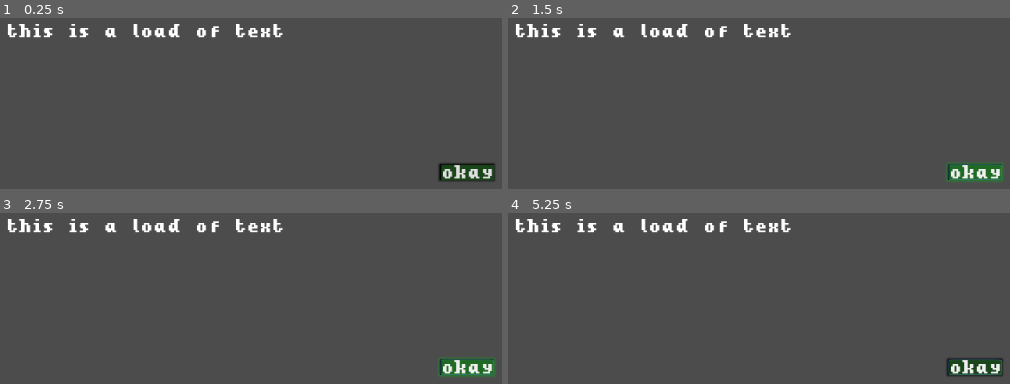
Above: before the commit, frames 1-4 (two rows, left to right).
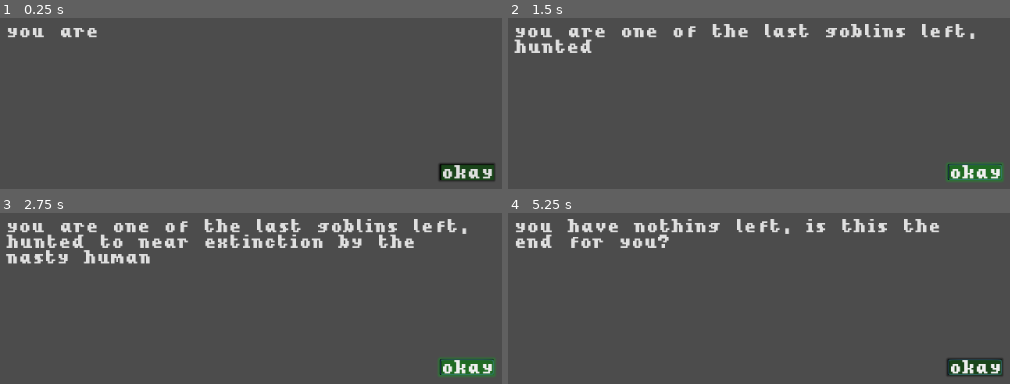
Above: after the commit, the same moments.

Repository: bramreth/LD45
Game: Godot game, scene res://Scenes/tutorial.tscn
Same seed, same stepped clock (60 frames per second), same inputs: the game is played once before the commit and once after it. This scene is started directly instead of the project's main scene.
Inputs (mouse positions are in pixels of both pictures, inside the frame that each line leads up to):
- Up to frame 1 (0.25 s): no input
- Up to frame 2 (1.5 s): click "okay" at 0.5 s; click "okay" at 1.25 s
- Up to frame 3 (2.75 s): click "okay" at 2 s
- Up to frame 4 (5.25 s): move the mouse to (934, 272) at 2.77 s; click (934, 272) at 2.92 s; tap Enter at 3.5 s; move the mouse to (598, 320) at 3.52 s; click (598, 320) at 3.67 s; move the mouse to (outside the picture) at 4.27 s; click (outside the picture) at 4.42 s; move the mouse to (outside the picture) at 5.02 s; click (outside the picture) at 5.17 s

The runs differ from the first frame. In frame 1, 1.8% of the frame differs, in the area x 1-57%, y 3-12%; in frame 2, 4.2%; in frame 3, 7.3%, in the area x 1-94%, y 3-30%; in frame 4, 4.2%.

Commit message:
tutorial adv queueing

Diff:
--- a/Assets/Theme/goblin_theme.tres
+++ b/Assets/Theme/goblin_theme.tres
@@ -1,9 +1,13 @@
-[gd_resource type="Theme" load_steps=6 format=2]
+[gd_resource type="Theme" load_steps=7 format=2]
 
 [ext_resource path="res://Assets/Prefabs/button_stylebox_hover.tres" type="StyleBox" id=1]
 [ext_resource path="res://Assets/Prefabs/button_style_box_gen.tres" type="StyleBox" id=2]
 [ext_resource path="res://Assets/Prefabs/button_style_box_press.tres" type="StyleBox" id=3]
 [ext_resource path="res://Assets/Fonts/Blue Sky 8x8.ttf" type="DynamicFontData" id=4]
+
+[sub_resource type="DynamicFont" id=2]
+outline_size = 2
+font_data = ExtResource( 4 )
 
 [sub_resource type="DynamicFont" id=1]
 font_data = ExtResource( 4 )
@@ -21,3 +25,20 @@
 Button/styles/hover = ExtResource( 1 )
 Button/styles/normal = ExtResource( 2 )
 Button/styles/pressed = ExtResource( 3 )
+RichTextLabel/colors/default_color = Color( 0.878431, 0.878431, 0.878431, 1 )
+RichTextLabel/colors/font_color_selected = Color( 0.490196, 0.490196, 0.490196, 1 )
+RichTextLabel/colors/font_color_shadow = Color( 0, 0, 0, 0 )
+RichTextLabel/colors/selection_color = Color( 0.1, 0.1, 1, 0.8 )
+RichTextLabel/constants/line_separation = 1
+RichTextLabel/constants/shadow_as_outline = 0
+RichTextLabel/constants/shadow_offset_x = 1
+RichTextLabel/constants/shadow_offset_y = 1
+RichTextLabel/constants/table_hseparation = 3
+RichTextLabel/constants/table_vseparation = 3
+RichTextLabel/fonts/bold_font = SubResource( 2 )
+RichTextLabel/fonts/bold_italics_font = null
+RichTextLabel/fonts/italics_font = null
+RichTextLabel/fonts/mono_font = null
+RichTextLabel/fonts/normal_font = null
+RichTextLabel/styles/focus = null
+RichTextLabel/styles/normal = null
--- a/Scenes/tutorial.gd
+++ b/Scenes/tutorial.gd
@@ -1,13 +1,91 @@
 extends Control
 
-var text_queue = []
+var text_queue = ["you are one of the last goblins left, hunted to near extinction by the nasty human king Clement",
+	"you have nothing left, is this the end for you?"]
+var text_queue_2 = ["A goblin! what a rarity. Greetings, I am Higgledy Piggledy the Wiggley merchant wizard at your service!",
+	"If you are going to survive the wrath of nasty king Clement you'll need all the help you can get.",
+	"If you build a camp here you will attract local straggler goblins to join you!",
+	 "The more ATTRACTIVE your home the more wild goblins will be drawn to join you in your efforts to survive."]
+var name_msg = "you need to choose a name little goblin."
+var para = ""
+var text_speed = 0.03 # lower is faster
+var current_scene
+var lock_thread = false
 
+var player_name = ""
+
+var scene_queue = ["text", "name_prompt", "cutscene", "text", "end"]
 # this is the tutorial script, we want to write text in a specifiv order
 func _ready():
-	pass # Replace with function body.
+	next_scene()
 
 func confirm_dialog():
-	pass
+	if lock_thread:
+		return
+	if not text_queue.empty():
+		para = text_queue.pop_front()
+		$MarginContainer/VBoxContainer/RichTextLabel.text = ""
+		while para != "":
+			lock_thread = true
+			yield(get_tree().create_timer(text_speed), "timeout")
+			$MarginContainer/VBoxContainer/RichTextLabel.text += para.left(1)
+			para = para.right(1)
+		lock_thread = false
+	else:
+		next_scene()
+
+func name_prompt():
+	if lock_thread:
+		return
+	if not $MarginContainer/VBoxContainer/LineEdit.text.empty():
+		player_name = $MarginContainer/VBoxContainer/LineEdit.text
+		next_scene()
+	else:
+		$MarginContainer/VBoxContainer/RichTextLabel.text = ""
+		var txt = name_msg
+		while txt != "":
+			lock_thread = true
+			yield(get_tree().create_timer(text_speed), "timeout")
+			$MarginContainer/VBoxContainer/RichTextLabel.text += txt.left(1)
+			txt = txt.right(1)
+		lock_thread = false
+
 
 func _on_Button_pressed():
-	confirm_dialog()
+	handle_scene()
+
+func next_scene():
+	if not scene_queue.empty():
+		current_scene = scene_queue.pop_front()
+		handle_scene()
+	else:
+		#end the tutorial
+		pass
+
+func handle_scene():
+	print(current_scene)
+	match current_scene:
+		"text":
+			$MarginContainer/VBoxContainer/Button.visible = true
+			$MarginContainer/VBoxContainer/LineEdit.visible = false
+			confirm_dialog()
+		"name_prompt":
+			$MarginContainer/VBoxContainer/LineEdit.visible = true
+			name_prompt()
+		"cutscene":
+			$MarginContainer/VBoxContainer/Button.visible = true
+			$MarginContainer/VBoxContainer/LineEdit.visible = false
+			print("show the cave, the mercant wizard appears")
+			text_queue = text_queue_2
+			next_scene()
+		"end":
+			queue_free()
+
+
+
+
+
+func _on_LineEdit_text_entered(new_text):
+	if not new_text.empty():
+		player_name = new_text
+		handle_scene()
--- a/Scenes/tutorial.tscn
+++ b/Scenes/tutorial.tscn
@@ -26,8 +26,13 @@
 margin_bottom = 176.0
 size_flags_horizontal = 3
 size_flags_vertical = 3
-text = "this is a load of text
-"
+bbcode_enabled = true
+
+[node name="LineEdit" type="LineEdit" parent="MarginContainer/VBoxContainer"]
+visible = false
+margin_top = 147.0
+margin_right = 624.0
+margin_bottom = 176.0
 
 [node name="Button" type="Button" parent="MarginContainer/VBoxContainer"]
 margin_left = 555.0
@@ -37,4 +42,5 @@
 size_flags_horizontal = 8
 text = "okay"
 
+[connection signal="text_entered" from="MarginContainer/VBoxContainer/LineEdit" to="." method="_on_LineEdit_text_entered"]
 [connection signal="pressed" from="MarginContainer/VBoxContainer/Button" to="." method="_on_Button_pressed"]
